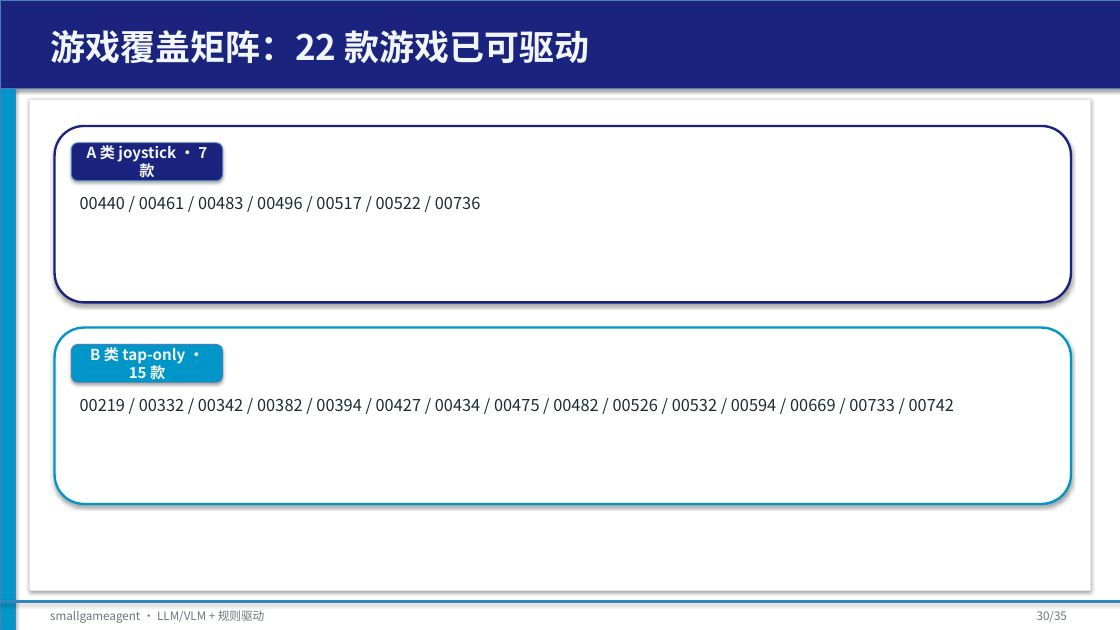
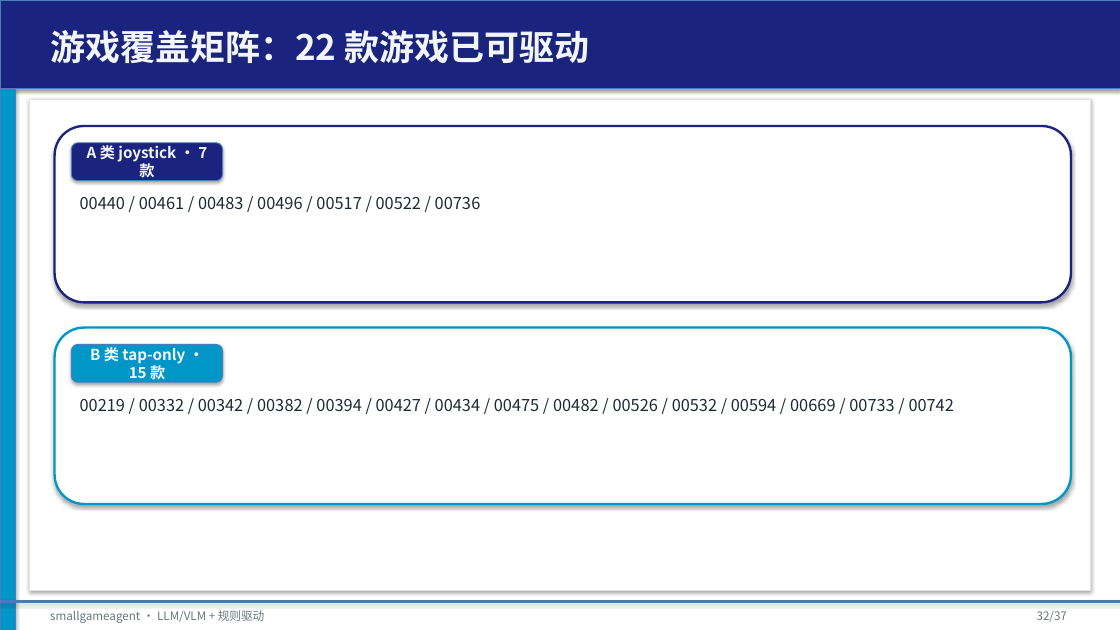
Before and after one commit to tzhazuma/smallgameagent, a slide deck: slide 32 of reports/smallgameagent_report.pptx (slide 30 before the commit). Drawn at 1120x630 pixels with LibreOffice and Linux fonts; fonts in the diff are those of the drawing. Boxes give left, top, right and bottom in pixels: in the first picture for what was removed or moved away, otherwise in the second. Text is boxed around its words. In the diff, an @@ line names an element or a change of style, - is before the commit and + after.

```diff
--- a/reports/smallgameagent_report.pptx
+++ b/reports/smallgameagent_report.pptx
@@ text at (1037, 611, 1067, 622): text changed @@
-30/35
+32/37
```
Also in this commit, not shown: 33 other slides changed, 2 slides added, 4 other files.
